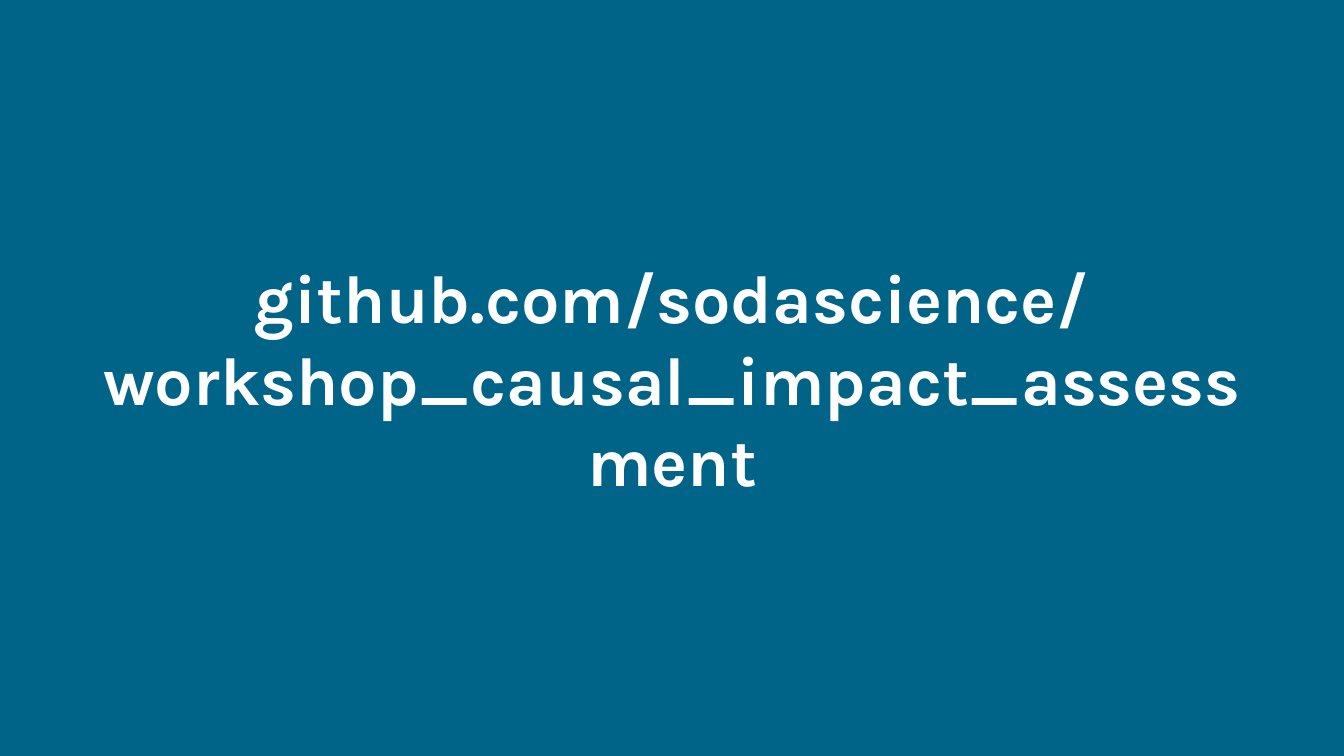
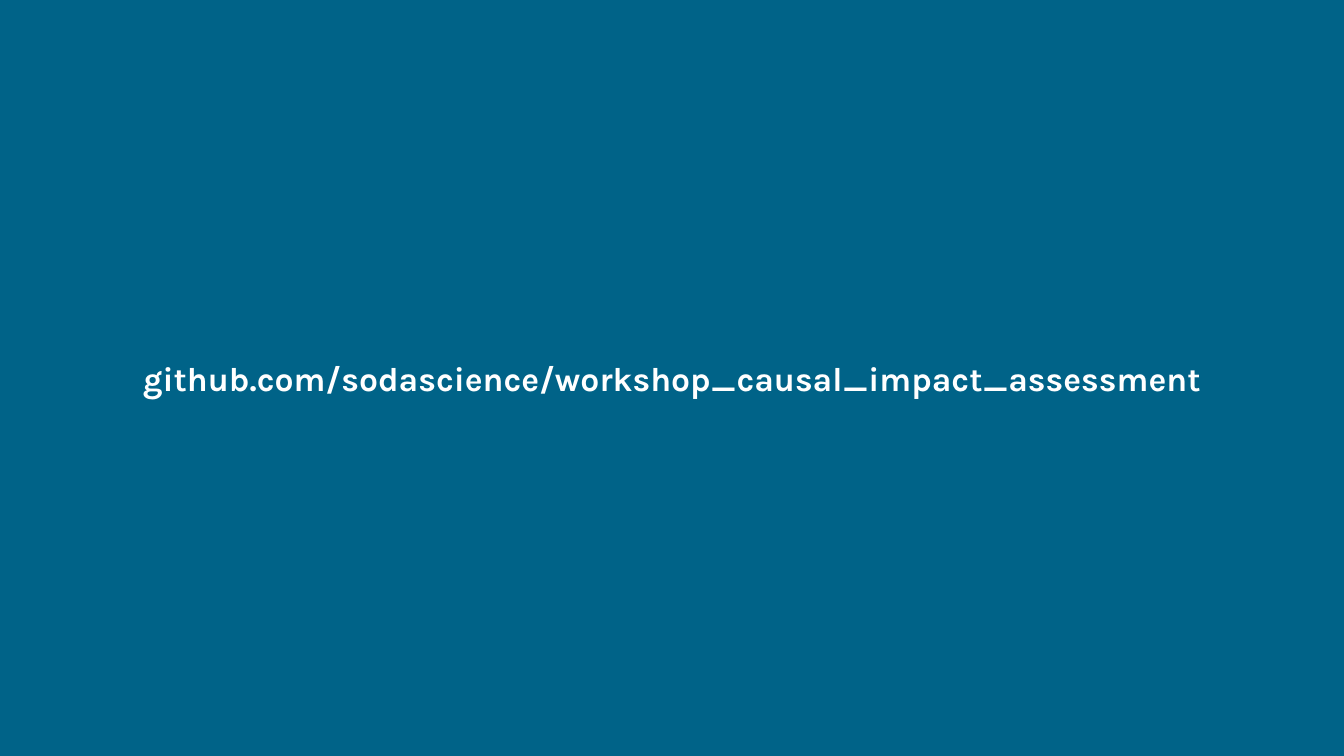
Before and after one commit to sodascience/workshop_causal_impact_assessment, a slide deck: slide 4 of lectures/01_introduction/intro_1.pptx. Drawn at 1344x756 pixels with LibreOffice and Linux fonts; fonts in the diff are those of the drawing. Boxes give left, top, right and bottom in pixels: in the first picture for what was removed or moved away, otherwise in the second. Text is boxed around its words. In the diff, an @@ line names an element or a change of style, - is before the commit and + after.

Commit message:
first draft its and causal impact lecture, small changes elsewhere

```diff
--- a/lectures/01_introduction/intro_1.pptx
+++ b/lectures/01_introduction/intro_1.pptx
@@ title "github.com/sodascience/workshop_causal_impact_assessment" at [143,366,1200,400]: size 48.6 to 24 pt @@
```
Also in this commit, not shown: 4 other slides changed, 5 other files.
